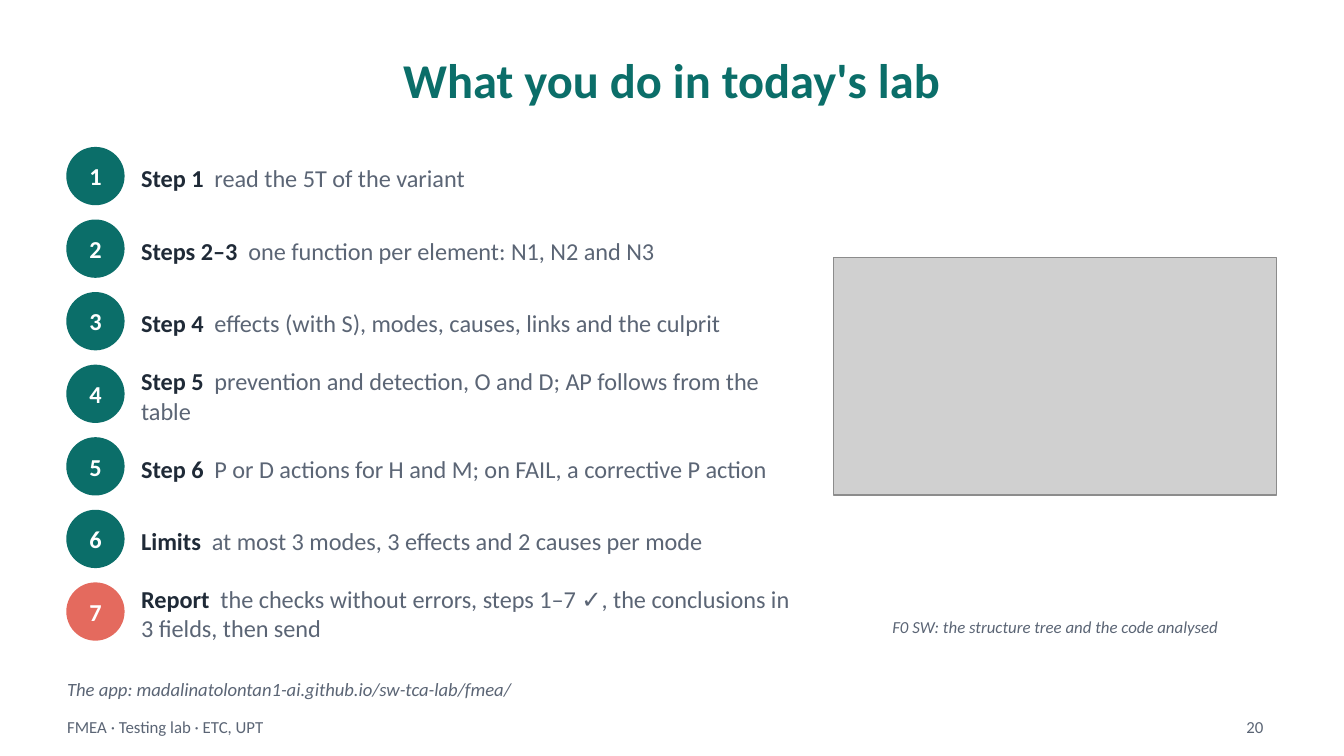
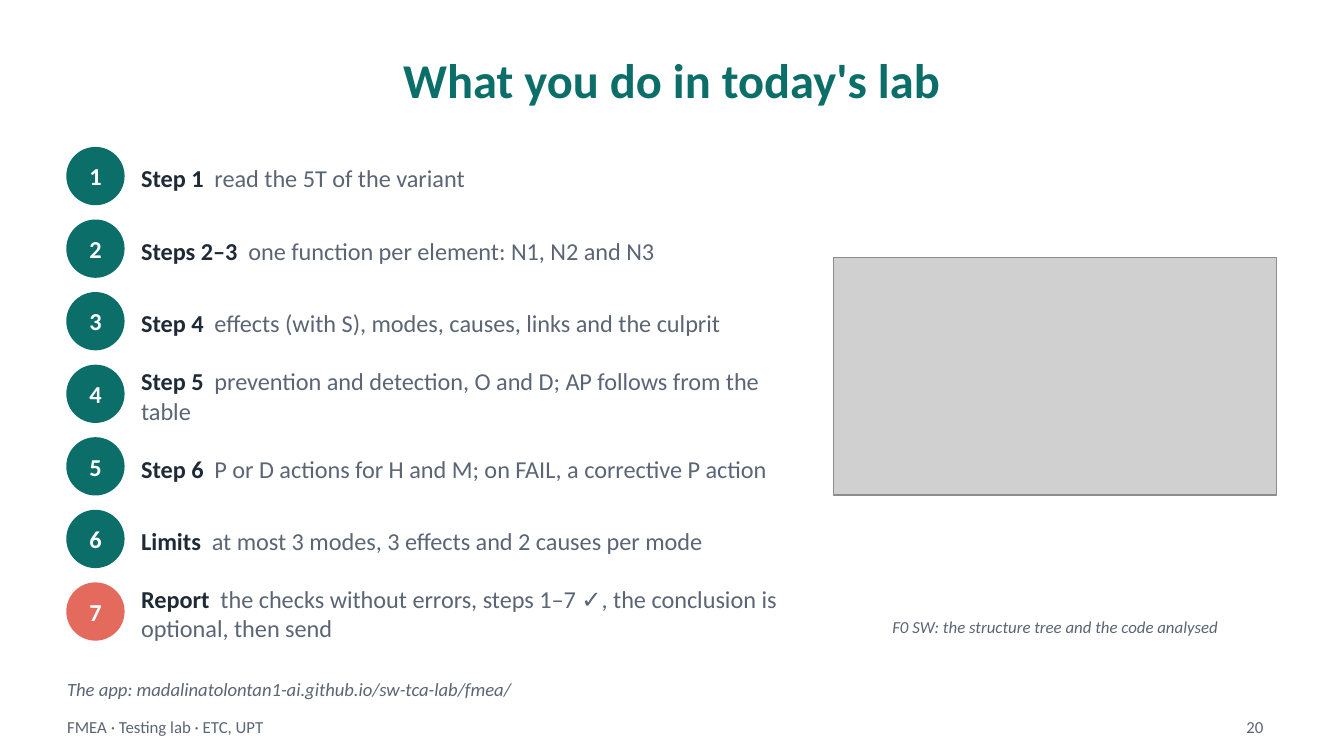
Before and after one commit to madalinatolontan1-ai/sw-tca-lab, a slide deck: slide 20 of materials/fmea_deck_src/FMEA_lecture_EN_draft.pptx. Drawn at 1344x756 pixels with LibreOffice and Linux fonts; fonts in the diff are those of the drawing; grey boxes stand for pictures. Boxes give left, top, right and bottom in pixels: in the first picture for what was removed or moved away, otherwise in the second. Text is boxed around its words. In the diff, an @@ line names an element or a change of style, - is before the commit and + after.

```diff
--- a/materials/fmea_deck_src/FMEA_lecture_EN_draft.pptx
+++ b/materials/fmea_deck_src/FMEA_lecture_EN_draft.pptx
@@ text at (x1=141, y1=591, x2=777, y2=641): text changed @@
-Report the checks without errors, steps 1–7 ✓, the conclusions in 3 fields, then send
+Report the checks without errors, steps 1–7 ✓, the conclusion is optional, then send
```
Also in this commit, not shown: 12 other files.
